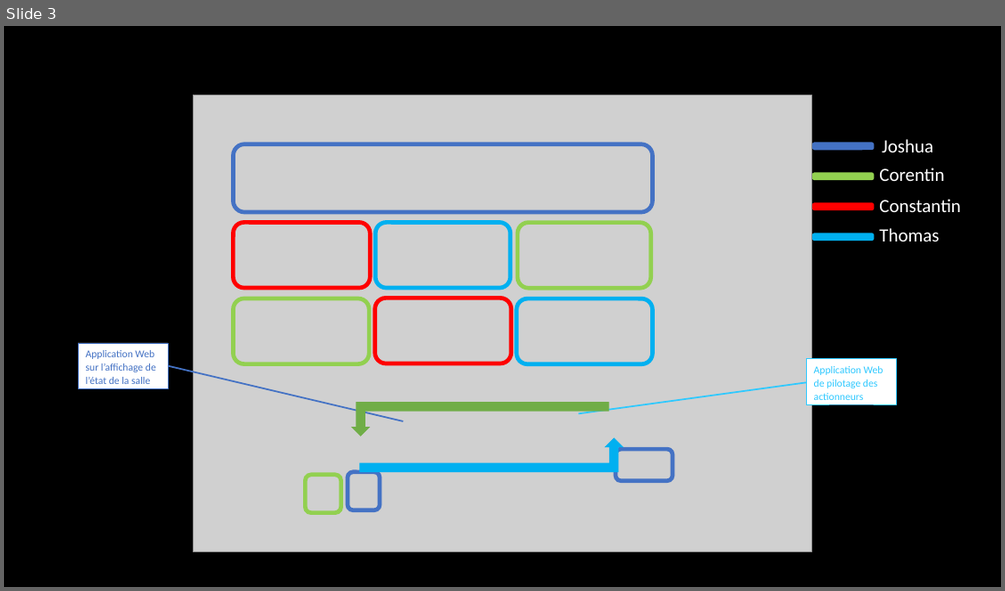
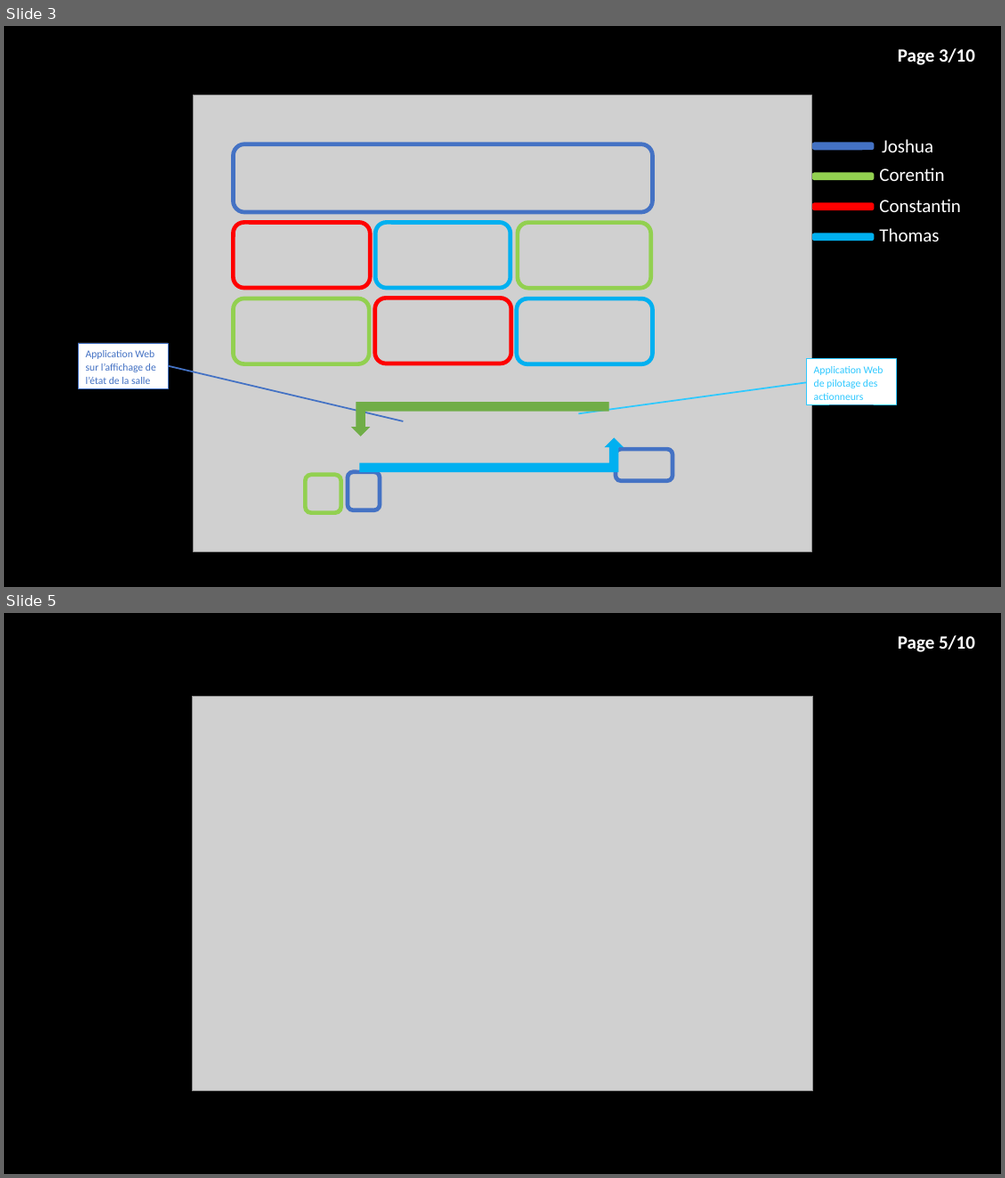
Before and after one commit to corentin-breny/Systeme_Escape_Game_13emePorte, a slide deck: Etudiants/Thomas/Revue Projet/Revue 1/Thomas Cadeau Revue 1.pptx. Shown one above the other, each under a label of ours: slide 3 before the commit, slides 3 and 5 after it; the slides between them are not shown. The pictures are 1005x591 and 1005x1178 pixels, drawn with LibreOffice and Linux fonts; fonts in the diff are those of the drawing; grey boxes stand for pictures; background and template pictures are left out. Boxes give left, top, right and bottom in pixels: in the first picture for what was removed or moved away, otherwise in the second. Text is boxed around its words. In the diff, an @@ line names an element or a change of style, - is before the commit and + after.

```diff
--- a/Etudiants/Thomas/Revue Projet/Revue 1/Thomas Cadeau Revue 1.pptx
+++ b/Etudiants/Thomas/Revue Projet/Revue 1/Thomas Cadeau Revue 1.pptx
@@ slide 5 added at bbox=[4, 613, 1001, 1174], background picture (left out) @@
@@ text added at bbox=[898, 635, 975, 652], 18 pt, text #FFFFFF, bold @@
+Page 5/10
@@ picture added at bbox=[193, 696, 813, 1091] @@
@@ slide 3 changed as well @@
@@ text added at bbox=[898, 48, 975, 65], 18 pt, text #FFFFFF, bold @@
+Page 3/10
```
Also in this commit, not shown: 6 other slides changed, 2 other slides added, 2 slides removed, 1 other file.
